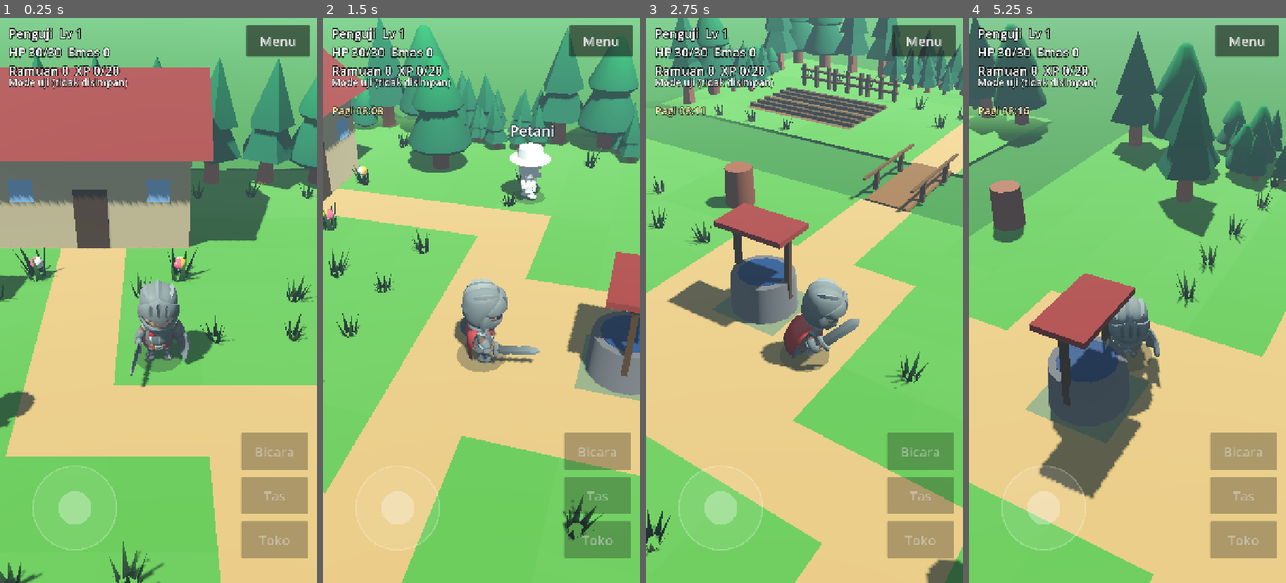
Above: before the commit, frames 1-4 (left to right).
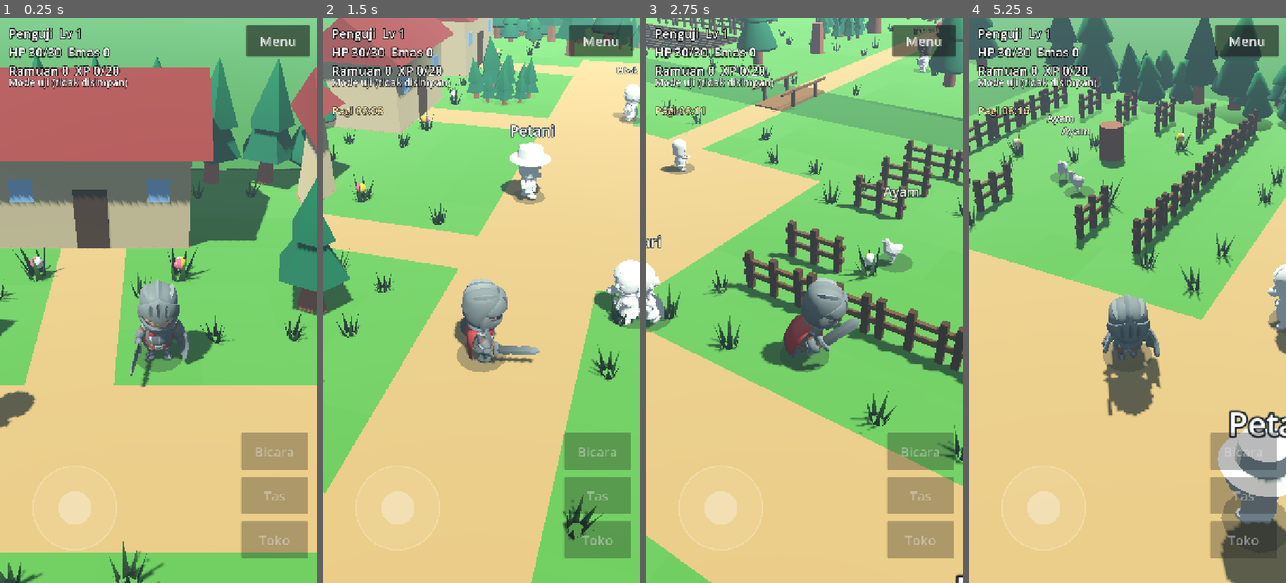
Above: after the commit, the same moments.

Repository: MiftahulKhoiri/Game_server
Game: Godot game, scene res://scenes/world3d.tscn
Two runs of this game, one before a commit and one after it. Both use one fixed random seed, a clock stepped at 60 frames per second and the inputs below. This scene is started directly instead of the project's main scene.
Inputs (mouse positions are in pixels of both pictures, inside the frame that each line leads up to):
- Up to frame 1 (0.25 s): no input
- Up to frame 2 (1.5 s): tap Enter at 0.5 s; move the mouse to (551, 272) at 0.52 s; hold Right (ui_right) 0.53-1.25 s; hold Q 0.53-1.25 s; click (551, 272) at 0.67 s; drag from (418, 328) to (465, 413) at 1.27 s
- Up to frame 3 (2.75 s): move the mouse to (836, 176) at 2.02 s; hold Right (ui_right) from 2.03 s (still down); hold Q from 2.03 s (still down)
- Up to frame 4 (5.25 s): release Right (ui_right) at 2.75 s; release Q at 2.75 s; drag from (1111, 413) to (1032, 215) at 2.77 s; move the mouse to (1222, 385) at 3.52 s; hold Left (ui_left) 3.53-4.25 s; hold Q 3.53-4.25 s; drag from (1032, 215) to (1079, 159) at 4.27 s; move the mouse to (1143, 300) at 5.02 s; hold Down (ui_down) from 5.03 s (still down); hold Q from 5.03 s (still down); click (1143, 300) at 5.17 s

The runs differ from the first frame. In frame 1, 17% of the frame differs, in the area x 0-100%, y 8-100%; in frame 2, 51%; in frame 3, 59%, in the area x 0-100%, y 0-100%; in frame 4, 52%.

Commit message:
Desa Awal diperlebar (25x30) dengan kandang berpagar dan 10 warga yang berjalan bebas
Peta desa 15x20 -> 25x30 (empat rumah, alun-alun, dua kandang, ladang), server dan
pintu antar-peta disesuaikan. Warga (ibu, bapak, anak, penjaga, ayam) berjalan acak
di petak bebas, saling menghindar dan menjauh dari pemain. Model baru dari KayKit
lewat kaykit_npc.py (mode ibu, ibu2, bapak, bapak2, anak).

Co-Authored-By: Claude Sonnet 5.5 <noreply@anthropic.com>
Claude-Session: https://claude.ai/code/session_019PXyXZKsUKisMd1SAzH1mj

Diff:
--- a/client/scripts/maps.gd
+++ b/client/scripts/maps.gd
@@ -23,9 +23,9 @@
 ## Pintu antar-peta. Menginjak petak `pos` memindahkan pemain ke `to` di petak `at`
 ## (petak tujuan bukan pintu, agar tidak bolak-balik terus).
 const EXITS := {
-	"desa_awal": [{"pos": Vector2i(7, 19), "to": "perbatasan", "at": Vector2i(7, 1)}],
+	"desa_awal": [{"pos": Vector2i(12, 29), "to": "perbatasan", "at": Vector2i(7, 1)}],
 	"perbatasan": [
-		{"pos": Vector2i(7, 0), "to": "desa_awal", "at": Vector2i(7, 18)},
+		{"pos": Vector2i(7, 0), "to": "desa_awal", "at": Vector2i(12, 28)},
 		{"pos": Vector2i(7, 19), "to": "gunung_batu", "at": Vector2i(7, 1)},
 	],
 	"gunung_batu": [
@@ -40,30 +40,40 @@
 const BOSS_TILE := "K"
 const ENCOUNTER_TILES := "TG"
 
-## Desa Awal (15x20): dua rumah di utara, alun-alun dengan sumur di tengah,
-## sungai dengan jembatan, ladang di selatan, dan gerbang keluar di bawah
-## (gerbang belum tersambung ke peta lain).
+## Desa Awal (25x30): empat rumah di utara, jalan raya timur-barat, alun-alun dengan sumur
+## di tengah, dua kandang berpagar di kiri-kanan alun-alun, sungai dengan jembatan, ladang
+## di selatan, dan gerbang keluar di bawah (menuju Perbatasan).
 const DESA_AWAL: Array[String] = [
-	"###############",
-	"#..HHH...HHH..#",
-	"#..HDH...HDH..#",
-	"#..f=f...f=f..#",
-	"#.#.=.....=.#.#",
-	"#...=.....=...#",
-	"#...=======...#",
-	"#.....===.....#",
-	"#.....=W=.....#",
-	"#.#...===...#.#",
-	"#......=......#",
-	"#......=......#",
-	"~~~~~~~B~~~~~~~",
-	"~~~~~~~B~~~~~~~",
-	"#......=......#",
-	"#.TTT..=..TTT.#",
-	"#.TTT..=..TTT.#",
-	"#.FFF..=..FFF.#",
-	"#......=......#",
-	"#######=#######",
+	"#########################",
+	"#..HHH..HHH...HHH..HHH..#",
+	"#..HDH..HDH...HDH..HDH..#",
+	"#..f=f..f=f...f=f..f=f..#",
+	"#...=..#.=.....=.#..=...#",
+	"#.#.=....=.....=....=.#.#",
+	"#..===================..#",
+	"#..===================..#",
+	"#........=======........#",
+	"#.FFFFFF.=======.FFFFFF.#",
+	"#.Ff..fF.===W===.F...fF.#",
+	"#.F......=======......F.#",
+	"#.F....F.=======.Ff...F.#",
+	"#.F..f.F....=....F.f..F.#",
+	"#.FFFFFF....=....FFFFFF.#",
+	"#...........=...........#",
+	"~~~~~~~~~~~~B~~~~~~~~~~~~",
+	"~~~~~~~~~~~~B~~~~~~~~~~~~",
+	"#...........=...........#",
+	"#.TTTTT.....=..#..TTTTT.#",
+	"#.TTTTT..#..=.....TTTTT.#",
+	"#.TTTTT.....=.....TTTTT.#",
+	"#.FFFFF.....=.....FFFFF.#",
+	"#....#......=...........#",
+	"#.#......#..=..#...#....#",
+	"#...........=.........#.#",
+	"#....f.#....=.........f.#",
+	"#...........=.....#.....#",
+	"#...........=.........f.#",
+	"############=############",
 ]
 
 
@@ -73,6 +83,48 @@
 	"nenek_penjual": {"map": "desa_awal", "pos": Vector2i(3, 6), "name": "Nenek"},
 	"petani": {"map": "desa_awal", "pos": Vector2i(11, 6), "name": "Petani"},
 }
+
+
+## Warga desa: pemanis tanpa misi, berjalan bebas di sekitar titik asalnya (`pos`, petak) dalam
+## jari-jari `radius` petak, hanya di petak jalan/rumput/bunga. `model` = id model 3D;
+## `speed` = petak per detik. Tidak menghalangi pemain dan tidak bisa diajak bicara.
+const WARGA := [
+	{"model": "warga_ibu", "name": "Bu Sari", "map": "desa_awal", "pos": Vector2(8.5, 8.5), "radius": 5.0, "speed": 0.7},
+	{"model": "warga_ibu2", "name": "Mbak Dewi", "map": "desa_awal", "pos": Vector2(16.5, 8.5), "radius": 5.0, "speed": 0.75},
+	{"model": "warga_bapak", "name": "Pak Joko", "map": "desa_awal", "pos": Vector2(14.5, 12.5), "radius": 5.0, "speed": 0.7},
+	{"model": "warga_bapak2", "name": "Pak Budi", "map": "desa_awal", "pos": Vector2(10.5, 21.5), "radius": 6.0, "speed": 0.8},
+	{"model": "anak_desa", "name": "Rina", "map": "desa_awal", "pos": Vector2(11.5, 9.5), "radius": 4.5, "speed": 1.1},
+	{"model": "anak_desa", "name": "Dika", "map": "desa_awal", "pos": Vector2(13.5, 11.5), "radius": 4.5, "speed": 1.2},
+	{"model": "pendekar_tombak", "name": "Penjaga", "map": "desa_awal", "pos": Vector2(12.5, 25.5), "radius": 3.5, "speed": 0.6},
+	{"model": "tikus_sawah", "name": "Ayam", "map": "desa_awal", "pos": Vector2(4.5, 12.5), "radius": 2.2, "speed": 0.6},
+	{"model": "tikus_sawah", "name": "Ayam", "map": "desa_awal", "pos": Vector2(5.5, 10.5), "radius": 2.2, "speed": 0.7},
+	{"model": "tikus_sawah", "name": "Ayam", "map": "desa_awal", "pos": Vector2(19.5, 12.5), "radius": 2.2, "speed": 0.6},
+]
+
+## Petak yang boleh diinjak warga: jalan, rumput, bunga (bukan ladang, jembatan, pintu).
+const WARGA_TILES := ".=f"
+
+
+## Apakah titik (x, z) bebas dilalui warga: petaknya jalan/rumput/bunga, bukan petak NPC
+## misi, dan keempat sudut badan (jari-jari 0,22) juga begitu.
+static func warga_free(map_id: String, p: Vector2) -> bool:
+	for o: Vector2 in [Vector2.ZERO, Vector2(0.22, 0.22), Vector2(-0.22, 0.22), Vector2(0.22, -0.22), Vector2(-0.22, -0.22)]:
+		var q := p + o
+		var tx := int(floor(q.x))
+		var ty := int(floor(q.y))
+		var t := tile_at(map_id, tx, ty)
+		if t == "" or not WARGA_TILES.contains(t) or npc_at(map_id, tx, ty) != "":
+			return false
+	return true
+
+
+## Apakah ruas lurus a -> b bebas dilalui warga (diperiksa tiap 0,2 petak).
+static func warga_path_free(map_id: String, a: Vector2, b: Vector2) -> bool:
+	var n := maxi(1, int(ceil(a.distance_to(b) / 0.2)))
+	for i in range(1, n + 1):
+		if not warga_free(map_id, a.lerp(b, float(i) / float(n))):
+			return false
+	return true
 
 
 ## id NPC di petak (x, y), atau "" bila tidak ada.
--- a/client/scripts/models.gd
+++ b/client/scripts/models.gd
@@ -12,7 +12,7 @@
 
 ## Tinggi akhir (satuan petak) untuk model GLB buatan AI/unduhan selain ksatria. Ukuran asli
 ## GLB tidak dipercaya: model diukur lalu diskalakan ke tinggi ini, kaki di tanah, di tengah.
-const HEIGHTS := {"golem_lava": 1.4, "golem_kerikil": 1.15,  …(79 unchanged characters)… "nenek_penjual": 0.85, "petani": 0.95, "babi_hutan": 0.75, "tikus_sawah": 0.5,
+const HEIGHTS := {"golem_lava": 1.4, "golem_kerikil": 1.15,  …(79 unchanged characters)… "nenek_penjual": 0.85, "petani": 0.95, "warga_ibu": 0.88, "warga_ibu2": 0.86, "warga_bapak": 0.98, "warga_bapak2": 0.96, "anak_desa": 0.62, "babi_hutan": 0.75, "tikus_sawah": 0.5,
 	"serigala_hutan": 0.8, "kelelawar_gua": 0.95, "ular_sawah": 0.6, "belalang_raksasa": 0.55}
 const DEFAULT_HEIGHT := 1.0
 
--- /dev/null
+++ b/client/scripts/warga.gd
@@ -0,0 +1,111 @@
+extends RefCounted
+## Warga desa yang berjalan bebas (pemanis). Satu objek = satu warga: titik asal, tujuan
+## berikutnya, jeda, dan modelnya. Gerak dihitung di sini supaya bisa diuji tanpa layar.
+##
+## Aturan: berjalan lurus ke titik acak dalam jari-jarinya (hanya lewat petak jalan/rumput/bunga,
+## lihat Maps.warga_free), berhenti sebentar, lalu pilih tujuan baru. Berhenti dan
+## menoleh bila pemain atau warga lain terlalu dekat di depannya.
+
+const Maps = preload("res://scripts/maps.gd")
+
+const PLAYER_GAP := 0.85   # jarak minimal ke pemain (petak)
+const OTHER_GAP := 0.6     # jarak minimal ke warga lain
+const NOTICE := 2.6        # jarak warga yang berhenti mulai menoleh ke pemain
+const TURN_RATE := 7.0
+
+var map_id := ""
+var home := Vector2.ZERO
+var radius := 3.0
+var speed := 0.7
+var pos := Vector2.ZERO
+var yaw := 0.0
+var walking := false
+var node: Node3D            # wadah di dunia (posisi); model di dalamnya yang berputar
+var model: Node3D
+
+var _target := Vector2.ZERO
+var _has_target := false
+var _wait := 0.0
+var _rng := RandomNumberGenerator.new()
+
+
+func _init(def: Dictionary, seed_value: int) -> void:
+	map_id = str(def.map)
+	home = def.pos
+	radius = float(def.radius)
+	speed = float(def.speed)
+	pos = home
+	_rng.seed = seed_value
+	_wait = _rng.randf_range(0.0, 2.5)  # tidak semua mulai berjalan serentak
+	yaw = _rng.randf_range(-PI, PI)
+
+
+## Memilih tujuan baru yang bisa dicapai lurus dari posisi sekarang. false bila tak ada.
+func _pick_target() -> bool:
+	for _i in 12:
+		var ang := _rng.randf() * TAU
+		var dist := _rng.randf_range(1.0, radius)
+		var cand := home + Vector2(cos(ang), sin(ang)) * dist
+		if Maps.warga_free(map_id, cand) and Maps.warga_path_free(map_id, pos, cand):
+			_target = cand
+			_has_target = true
+			return true
+	return false
+
+
+## Maju delta detik. `player` = posisi pemain, `others` = posisi warga lain.
+func step(delta: float, player: Vector2, others: Array[Vector2]) -> void:
+	walking = false
+	var want_yaw := yaw
+	var face_player := false
+	if _wait > 0.0:
+		_wait -= delta
+		face_player = pos.distance_to(player) < NOTICE
+	elif not _has_target:
+		if not _pick_target():
+			_wait = _rng.randf_range(0.8, 2.0)
+	else:
+		var to_target := _target - pos
+		var dist := to_target.length()
+		if dist < 0.06:
+			_has_target = false
+			_wait = _rng.randf_range(1.5, 5.0)
+		else:
+			var nxt := pos + to_target / dist * minf(speed * delta, dist)
+			if _blocked(nxt, player, others):
+				# ada yang menghalangi di depan: diam sebentar lalu cari arah lain
+				_has_target = false
+				_wait = _rng.randf_range(0.5, 1.2)
+				face_player = pos.distance_to(player) < NOTICE
+			else:
+				pos = nxt
+				walking = true
+				want_yaw = atan2(to_target.x, to_target.y)
+	if face_player:
+		var tp := player - pos
+		want_yaw = atan2(tp.x, tp.y)
+	if walking or face_player:
+		yaw = lerp_angle(yaw, want_yaw, minf(1.0, delta * TURN_RATE))
+
+
+## Langkah ke `nxt` ditolak bila menabrak penghalang, atau mendekati pemain/warga lain.
+func _blocked(nxt: Vector2, player: Vector2, others: Array[Vector2]) -> bool:
+	if not Maps.warga_free(map_id, nxt):
+		return true
+	if nxt.distance_to(player) < PLAYER_GAP and nxt.distance_to(player) < pos.distance_to(player):
+		return true
+	for o in others:
+		if nxt.distance_to(o) < OTHER_GAP and nxt.distance_to(o) < pos.distance_to(o):
+			return true
+	return false
+
+
+## Menyalin keadaan ke node 3D.
+func apply() -> void:
+	if node == null or not is_instance_valid(node):
+		return
+	node.position = Vector3(pos.x, 0.0, pos.y)
+	if model != null and is_instance_valid(model):
+		model.rotation.y = yaw
+		if "moving" in model:
+			model.moving = walking
--- a/client/scripts/world3d.gd
+++ b/client/scripts/world3d.gd
@@ -12,6 +12,7 @@
 const ProfileScreen = preload("res://scripts/profile.gd")
 const Heroes = preload("res://scripts/heroes.gd")
 const Atmosphere = preload("res://scripts/atmosphere.gd")
+const Warga = preload("res://scripts/warga.gd")
 
 const SPEED := 3.3  # petak per detik
 const SAVE_DELAY := 1.5
@@ -54,6 +55,7 @@
 var _clock: Label
 var _npc_models: Dictionary = {}  # id NPC -> model 3D
 var _npc_time := 0.0
+var _warga: Array[Warga] = []        # warga desa yang berjalan bebas
 
 var _joy: Control
 var _cam_finger := -1
@@ -161,6 +163,7 @@
 		label.outline_size = 10
 		label.position = model.position + Vector3(0, 1.25, 0)
 		_npc_root.add_child(label)
+	_spawn_warga(map_id)
 	_env.environment = WorldBuild.environment_for(map_id)
 	_sun.light_energy = WorldBuild.light_energy_for(map_id)
 	_sun.light_color = WorldBuild.light_color_for(map_id)
@@ -168,6 +171,35 @@
 	_atmo_base = Atmosphere.capture(_env.environment, _sun)
 	Atmosphere.apply(_env.environment, _sun, _atmo_base, map_id)
 	Atmosphere.set_rain(_rain, map_id)
+
+
+## Warga desa: wadah Node3D (bergerak) berisi model (berputar), bayangan, dan nama.
+func _spawn_warga(map_id: String) -> void:
+	_warga = []
+	for def: Dictionary in Maps.WARGA:
+		if def.map != map_id:
+			continue
+		var w := Warga.new(def, _warga.size() * 7919 + str(def.name).hash())
+		var holder := Node3D.new()
+		holder.name = "Warga_%s_%d" % [def.model, _warga.size()]
+		var model := Models.create(str(def.model))
+		holder.add_child(model)
+		_add_shadow(holder, 0.28)
+		var label := Label3D.new()
+		label.text = str(def.name)
+		label.billboard = BaseMaterial3D.BILLBOARD_ENABLED
+		label.no_depth_test = true
+		label.pixel_size = 0.005
+		label.font_size = 36
+		label.outline_size = 8
+		label.modulate = Color("e8e8d0")
+		label.position = Vector3(0, 1.15, 0)
+		holder.add_child(label)
+		_npc_root.add_child(holder)
+		w.node = holder
+		w.model = model
+		w.apply()
+		_warga.append(w)
 
 
 func _add_shadow(parent: Node3D, radius: float) -> void:
@@ -253,6 +285,7 @@
 ## Petak NPC tetap terblokir di Maps, jadi tabrakan dan jangkauan bicara tidak berubah.
 func _update_npcs(delta: float) -> void:
 	_npc_time += delta
+	_update_warga(delta)
 	for id: String in _npc_models:
 		var model := _npc_models[id] as Node3D
 		if model == null or not is_instance_valid(model):
@@ -276,6 +309,17 @@
 			model.moving = walking and not near
 
 
+## Warga desa berjalan bebas, saling menghindar, dan menjauh dari pemain.
+func _update_warga(delta: float) -> void:
+	for w in _warga:
+		var others: Array[Vector2] = []
+		for o in _warga:
+			if o != w:
+				others.append(o.pos)
+		w.step(delta, _pos, others)
+		w.apply()
+
+
 func _set_moving(v: bool) -> void:
 	if "moving" in _player:
 		_player.moving = v
--- a/client/tests/e2e.gd
+++ b/client/tests/e2e.gd
@@ -47,13 +47,14 @@
 	Session = root.get_node("Session")
 	print("== peta")
 	for y in Maps.height(Maps.DEFAULT_MAP):
-		_check(Maps.rows(Maps.DEFAULT_MAP)[y].length() == 15, "baris peta %d lebar 15" % y)
+		_check(Maps.rows(Maps.DEFAULT_MAP)[y].length() == 25, "baris peta %d lebar 25" % y)
 	_check(Maps.walkable(Maps.DEFAULT_MAP, Maps.SPAWN.x, Maps.SPAWN.y), "titik awal bisa dilewati")
 	_check(not Maps.walkable(Maps.DEFAULT_MAP, 0, 0), "pohon di tepi tidak bisa dilewati")
 	_check(not Maps.walkable(Maps.DEFAULT_MAP, -1, 3), "luar peta tidak bisa dilewati")
-	_check(Maps.walkable(Maps.DEFAULT_MAP, 7, 12), "jembatan bisa dilewati")
-	_check(not Maps.walkable(Maps.DEFAULT_MAP, 3, 12), "sungai tidak bisa dilewati")
-	_check(not Maps.walkable(Maps.DEFAULT_MAP, 7, 8), "sumur menghalangi")
+	_check(Maps.walkable(Maps.DEFAULT_MAP, 12, 16), "jembatan bisa dilewati")
+	_check(not Maps.walkable(Maps.DEFAULT_MAP, 3, 16), "sungai tidak bisa dilewati")
+	_check(not Maps.walkable(Maps.DEFAULT_MAP, 12, 10), "sumur menghalangi")
+	_check(not Maps.walkable(Maps.DEFAULT_MAP, 3, 9) and Maps.walkable(Maps.DEFAULT_MAP, 7, 11), "pagar kandang menghalangi, gerbang kandang terbuka")
 	_check(Maps.walkable(Maps.DEFAULT_MAP, 4, 2), "pintu rumah bisa dilewati")
 	_check_map_connected(Maps.DEFAULT_MAP)
 	_check_map_connected(Maps.PERBATASAN)
@@ -386,13 +387,13 @@
 	var bm: Dictionary = (await Api.get_me()).data
 	Session.set_player(bm)
 	Session.player.state.map = Maps.DEFAULT_MAP
-	Session.player.state.x = 7
-	Session.player.state.y = 18
+	Session.player.state.x = 12
+	Session.player.state.y = 28
 	Session.safe_steps = 100000
 	var world2: Node2D = load("res://scenes/world.tscn").instantiate()
 	root.add_child(world2)
 	await process_frame
-	world2._try_move(Vector2i.DOWN)  # (7,18) -> (7,19) = pintu ke perbatasan
+	world2._try_move(Vector2i.DOWN)  # (12,28) -> (12,29) = pintu ke perbatasan
 	await create_timer(0.5).timeout
 	_check(Session.player.state.map == Maps.PERBATASAN and Session.player.state.y == 1, "melewati gerbang selatan masuk Perbatasan (7,1)")
 	await create_timer(2.5).timeout
@@ -558,6 +559,51 @@
 		var p2 := Vector2(nenek.position.x, nenek.position.z)
 		max_off = maxf(max_off, p2.distance_to(home))
 	_check(max_off > 0.05 and max_off <= 0.36, "NPC berjalan pelan tapi tetap di dalam petaknya (geser %.2f)" % max_off)
+	# Warga desa: berjalan bebas, hanya di petak jalan/rumput/bunga, dan tidak menabrak pemain.
+	var wcount := 0
+	for d: Dictionary in Maps.WARGA:
+		if d.map == Maps.DEFAULT_MAP:
+			wcount += 1
+			_check(Maps.warga_free(Maps.DEFAULT_MAP, d.pos), "titik asal warga %s berada di petak bebas" % d.name)
+	_check(wcount >= 8 and w3._warga.size() == wcount, "%d warga desa muncul di dunia 3D" % w3._warga.size())
+	w3._pos = Vector2(24.0, 28.0)  # jauh dari semua warga
+	var start_pos: Array[Vector2] = []
+	var best_move: Array[float] = []
+	for w in w3._warga:
+		start_pos.append(w.pos)
+		best_move.append(0.0)
+	var warga_ok := true
+	var model_walked := false
+	var min_gap := 99.0
+	for i in 1800:  # 90 detik
+		w3._update_npcs(0.05)
+		for k in w3._warga.size():
+			var w = w3._warga[k]
+			if not Maps.warga_free(Maps.DEFAULT_MAP, w.pos):
+				warga_ok = false
+			if w.walking and "moving" in w.model and w.model.moving:
+				model_walked = true
+			best_move[k] = maxf(best_move[k], w.pos.distance_to(start_pos[k]))
+			if w.pos.distance_to(w.home) > w.radius + 0.5:
+				warga_ok = false
+			for j in range(k + 1, w3._warga.size()):
+				min_gap = minf(min_gap, w.pos.distance_to(w3._warga[j].pos))
+	var movers := 0
+	for m in best_move:
+		if m > 1.5:
+			movers += 1
+	_check(warga_ok, "warga tidak pernah masuk pagar/air/rumah atau keluar dari jari-jarinya")
+	_check(movers >= w3._warga.size() - 2, "hampir semua warga benar-benar berjalan jauh (%d dari %d)" % [movers, w3._warga.size()])
+	_check(min_gap > 0.35, "warga tidak menumpuk satu sama lain (jarak terdekat %.2f)" % min_gap)
+	# Pemain berdiri di tengah alun-alun: warga tidak menembus pemain.
+	w3._pos = Vector2(12.5, 8.5)
+	var near_player := 99.0
+	for i in 1200:
+		w3._update_npcs(0.05)
+		for w in w3._warga:
+			near_player = minf(near_player, w.pos.distance_to(w3._pos))
+	_check(near_player > 0.6, "warga menjaga jarak dari pemain (terdekat %.2f)" % near_player)
+	_check(model_walked, "model warga memakai animasi jalan saat bergerak")
 	w3._pos = Vector2(7.5, 5.5)
 	_check(w3._menu != null and not w3._menu.is_open, "menu dalam game ada dan tertutup")
 	w3._toggle_menu()
Binary file added: client/assets/models/anak_desa.glb
Not shown, added: client/assets/models/anak_desa.glb.import
Binary file added: client/assets/models/warga_bapak.glb
Not shown, added: client/assets/models/warga_bapak.glb.import
Binary file added: client/assets/models/warga_bapak2.glb
Not shown, added: client/assets/models/warga_bapak2.glb.import
Binary file added: client/assets/models/warga_ibu.glb
Not shown, added: client/assets/models/warga_ibu.glb.import
Binary file added: client/assets/models/warga_ibu2.glb
Not shown, added: client/assets/models/warga_ibu2.glb.import
Not shown, added: client/scripts/warga.gd.uid
Not shown, changed: docs/API.md
(and 3 more such lines)
